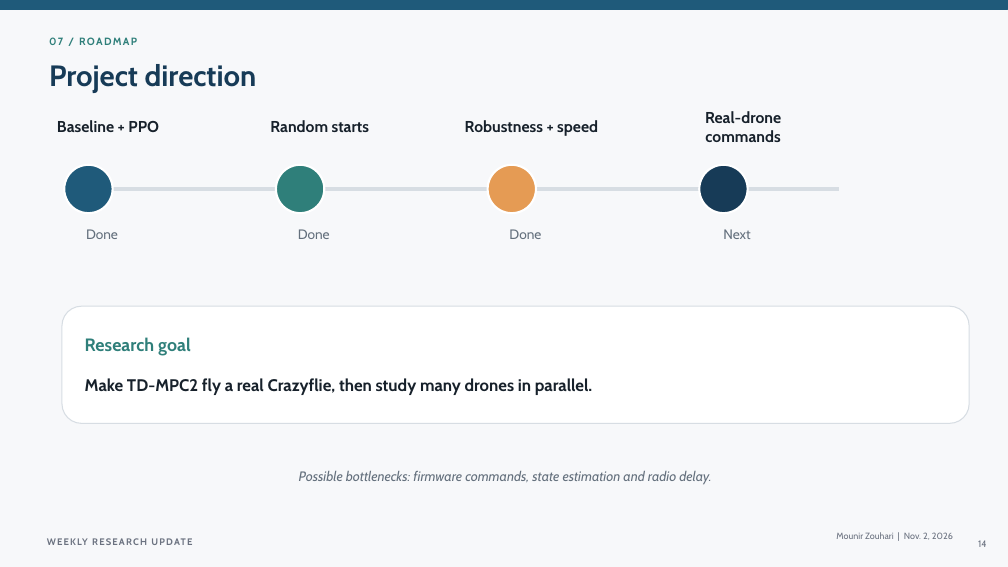
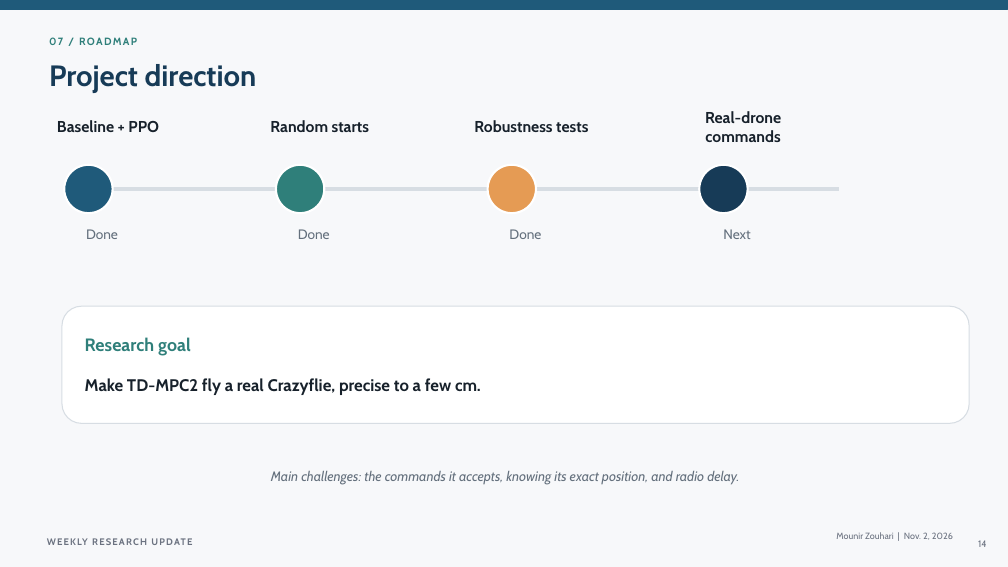
Before and after one commit to MounirZouhari/crazyfly, a slide deck: slide 14 of code/src/tdmpc2_training/reports/Mounir_Crazyflie_Weekly_Update_2026-11-02.pptx. Drawn at 1008x567 pixels with LibreOffice and Linux fonts; fonts in the diff are those of the drawing. Boxes give left, top, right and bottom in pixels: in the first picture for what was removed or moved away, otherwise in the second. Text is boxed around its words. In the diff, an @@ line names an element or a change of style, - is before the commit and + after.

Commit message:
Update deck: simpler wording, GPU and parallel results left out

```diff
--- a/code/src/tdmpc2_training/reports/Mounir_Crazyflie_Weekly_Update_2026-11-02.pptx
+++ b/code/src/tdmpc2_training/reports/Mounir_Crazyflie_Weekly_Update_2026-11-02.pptx
@@ text at [474, 120, 588, 132]: text changed @@
-Robustness + speed
+Robustness tests
@@ text at [85, 378, 481, 395]: text changed @@
-Make TD-MPC2 fly a real Crazyflie, then study many drones in parallel.
+Make TD-MPC2 fly a real Crazyflie, precise to a few cm.
@@ text at [271, 471, 739, 485]: text changed @@
-Possible bottlenecks: firmware commands, state estimation and radio delay.
+Main challenges: the commands it accepts, knowing its exact position, and radio delay.
```
Also in this commit, not shown: 6 other slides changed.
